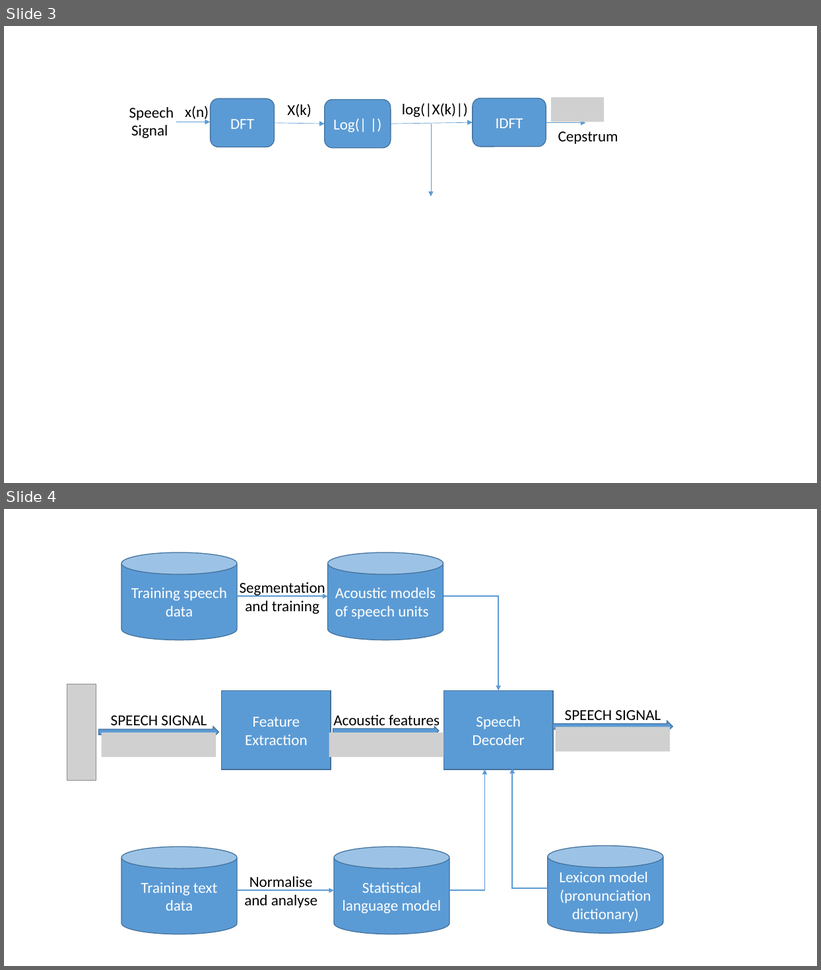
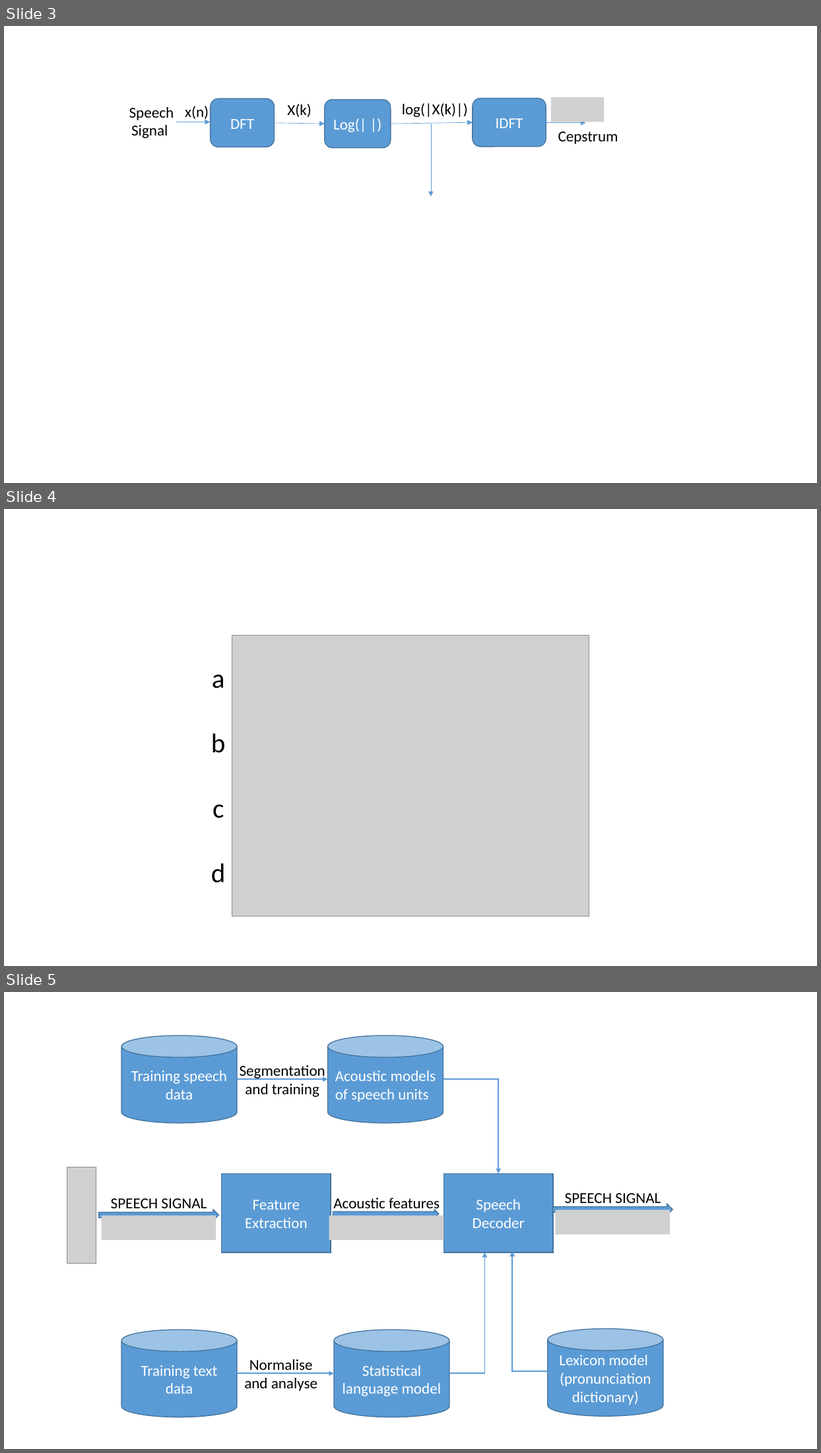
Before and after one commit to u1273400/thesis, a slide deck: thesis.pptx. Shown one above the other, each under a label of ours: slides 3 and 4 before the commit, slides 3, 4 and 5 after it. The pictures are 821x970 and 821x1453 pixels, drawn with LibreOffice and Linux fonts; fonts in the diff are those of the drawing; grey boxes stand for pictures. Boxes give left, top, right and bottom in pixels: in the first picture for what was removed or moved away, otherwise in the second. Text is boxed around its words. In the diff, an @@ line names an element or a change of style, - is before the commit and + after.

```diff
--- a/thesis.pptx
+++ b/thesis.pptx
@@ slide 4 added at [4,509,817,966], background #FFFFFF @@
@@ picture added at [232,635,589,916] @@
@@ text added at [211,675,226,883], 32 pt, text #000000 @@
+a
+b
+c
+d
@@ what was slide 4 is now slide 5 @@
```
Also in this commit, not shown: 1 other file.
